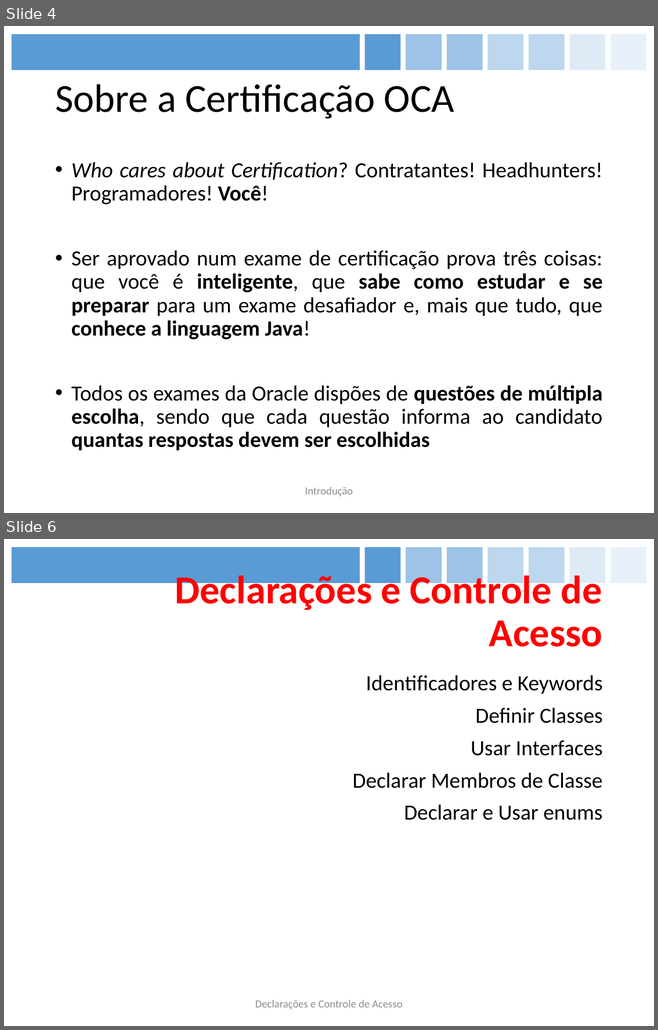
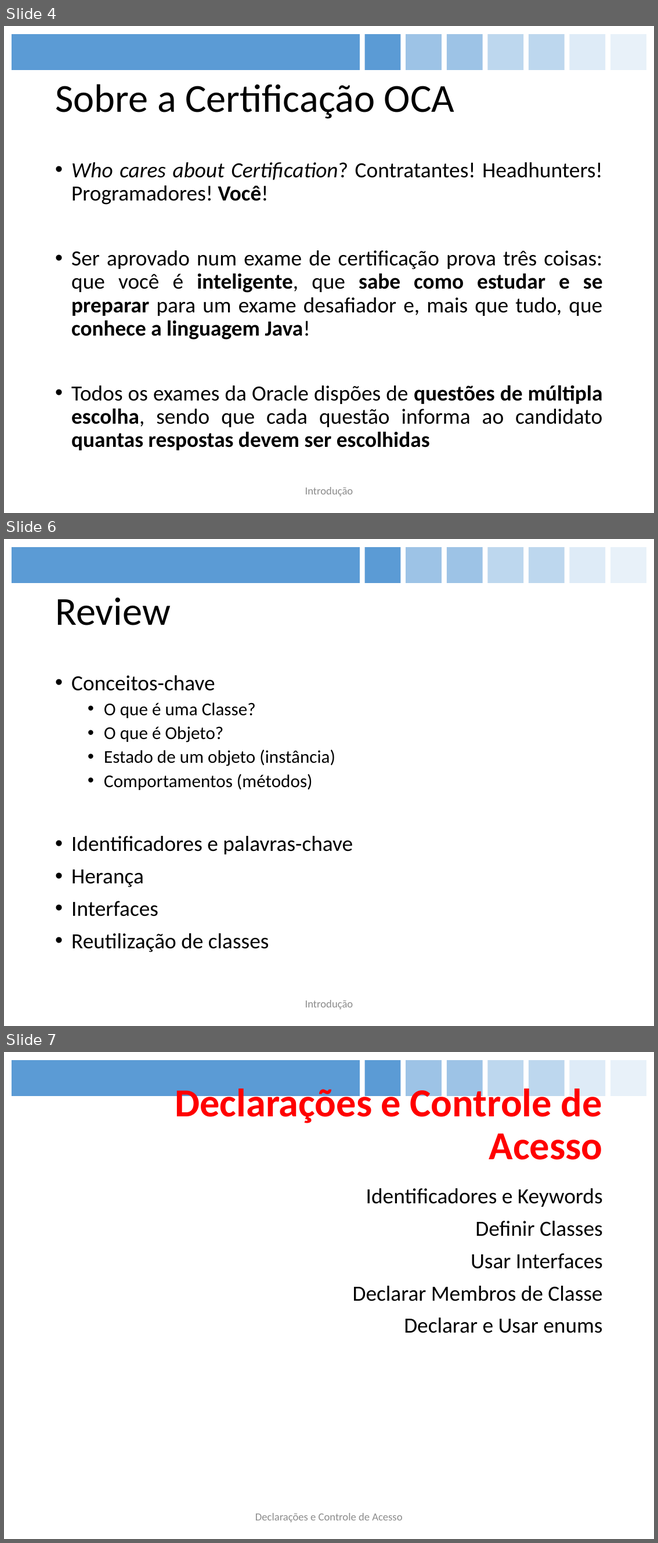
Before and after one commit to figueiredojrr/treinamentoJavaSeOcaAgosto, a slide deck: TreinamentoJavaSeOca/documentos/apresentação/OCA.pptx. Shown one above the other, each under a label of ours: slides 4 and 6 before the commit, slides 4, 6 and 7 after it; the slides between them are not shown. The pictures are 658x1030 and 658x1543 pixels, drawn with LibreOffice and Linux fonts; fonts in the diff are those of the drawing. Boxes give left, top, right and bottom in pixels: in the first picture for what was removed or moved away, otherwise in the second. Text is boxed around its words. In the diff, an @@ line names an element or a change of style, - is before the commit and + after.

```diff
--- a/TreinamentoJavaSeOca/documentos/apresentação/OCA.pptx
+++ b/TreinamentoJavaSeOca/documentos/apresentação/OCA.pptx
@@ slide 6 added at (4, 539, 654, 1026), background #FFFFFF; not listed: 8 template elements that a slide beside it also shows @@
@@ title added at (55, 598, 170, 625), 44 pt, text #000000 @@
+Review
@@ text added at (71, 675, 353, 953), 24 pt, text #000000 @@
+• Conceitos-chave
+  • O que é uma Classe?
+  • O que é Objeto?
+  • Estado de um objeto (instância)
+  • Comportamentos (métodos)
+• Identificadores e palavras-chave
+• Herança
+• Interfaces
+• Reutilização de classes
@@ text added at (305, 1000, 353, 1009), 12 pt, text #8C8C8C @@
+Introdução
@@ what was slide 6 is now slide 7 @@
```
Also in this commit, not shown: 3 slides changed.
